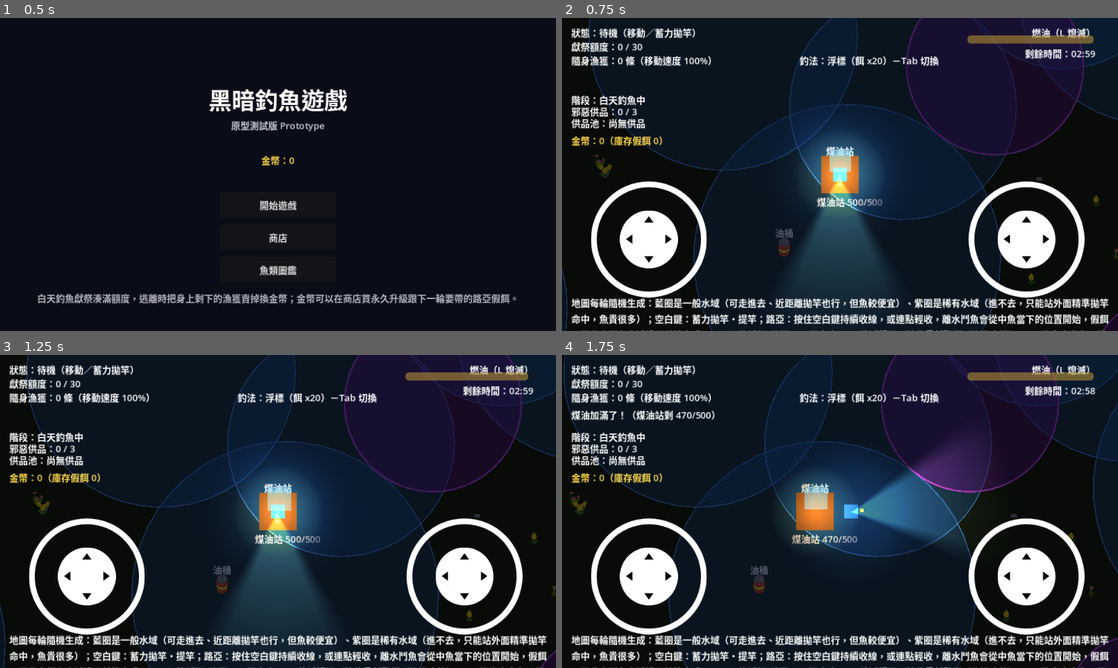
Above: before the commit, frames 1-4 (two rows, left to right).
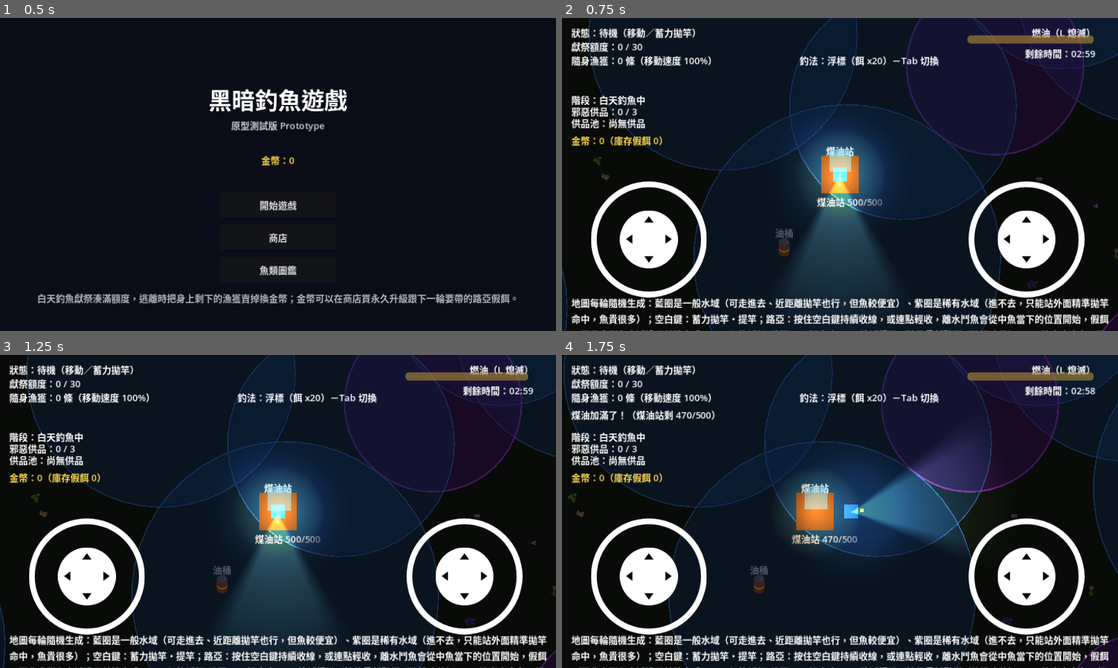
Above: after the commit, the same moments.

Repository: brian18964-bot/fishock
Game: Godot game, scene res://scenes/title_screen.tscn
The game is run twice, just before and just after one commit, with the same random seed, the same clock (stepped at 60 frames per second) and the same inputs.
Inputs (mouse positions are in pixels of both pictures, inside the frame that each line leads up to):
- Up to frame 1 (0.5 s): no input
- Up to frame 2 (0.75 s): click "開始遊戲" at 0.5 s
- Up to frame 3 (1.25 s): no input
- Up to frame 4 (1.75 s): tap Enter at 1.25 s; move the mouse to (962, 495) at 1.27 s; hold Right (ui_right) from 1.28 s (still down); hold F from 1.28 s (still down); click (962, 495) at 1.42 s; tap Space at 1.52 s

Frame 1 is identical in both runs. In frame 2, 0.2% of the frame differs, in the area x 5-97%, y 36-100%; in frame 3, 0.2%; in frame 4, 0.3%, in the area x 1-93%, y 34-100%.

Commit message:
Place rocks, pines, big plant and ground plants in the map
Obstacles: the five placeholder boxes are now Rock_Medium (Quaternius
Stylized Nature MegaKit, CC0) at x1.45, matching the old 60px size.
Collision and light occluder follow the rock's measured ground
footprint (an octagon) instead of a square, so shadows start at the
rock's base.

Main scene now uses y_sort_enabled: the rock is the first tall solid
sprite, and without it the player walking behind a rock was drawn on
top of it. The fishing line moves to z_index 5 (with the bobber) since
its origin sits at (0, 0) and y-sort would otherwise draw it under
everything.

Trees: the five pines join the five dead trees as variants (per-variant
anchor offsets now), and the map gets three more trees (six total).
Bushes gain Plant_Big as a fourth variant (x1.2); ground cover gains a
"plant" kind (Plant, a second Plant_Big, a flat Plant).

Verified under real game lighting: facets light from the lantern's
side with shadows cast away from it, and the player is hidden behind
a rock but drawn over it when in front.

Co-Authored-By: Claude Opus 5.5 <noreply@anthropic.com>
Claude-Session: https://claude.ai/code/session_01E8ouZNnFGnS8DUZSFp8fpg

Diff:
--- a/scenes/main.tscn
+++ b/scenes/main.tscn
@@ -21,6 +21,7 @@
 size = Vector2(64, 64)
 
 [node name="Main" type="Node2D"]
+y_sort_enabled = true
 script = ExtResource("1")
 
 [node name="MapGenerator" type="Node2D" parent="."]
@@ -132,6 +133,15 @@
 [node name="Tree3" parent="." instance=ExtResource("11")]
 position = Vector2(2100, 1050)
 
+[node name="Tree4" parent="." instance=ExtResource("11")]
+position = Vector2(400, 1100)
+
+[node name="Tree5" parent="." instance=ExtResource("11")]
+position = Vector2(1300, 250)
+
+[node name="Tree6" parent="." instance=ExtResource("11")]
+position = Vector2(2200, 300)
+
 [node name="Bush1" parent="." instance=ExtResource("12")]
 position = Vector2(750, 550)
 
@@ -154,6 +164,7 @@
 mouse_filter = 2
 
 [node name="Line" type="Line2D" parent="."]
+z_index = 5
 width = 1.5
 default_color = Color(1, 1, 1, 0.6)
 
--- a/scenes/obstacle.tscn
+++ b/scenes/obstacle.tscn
@@ -1,22 +1,24 @@
-[gd_scene load_steps=3 format=3]
+[gd_scene load_steps=6 format=3]
 
-[sub_resource type="RectangleShape2D" id="RectangleShape2D_obstacle"]
-size = Vector2(60, 60)
+[ext_resource type="Texture2D" path="res://assets/sprites/rock/rock_medium_55deg_albedo.png" id="1"]
+[ext_resource type="Texture2D" path="res://assets/sprites/rock/rock_medium_55deg_normal.png" id="2"]
 
-[sub_resource type="OccluderPolygon2D" id="OccluderPolygon2D_obstacle"]
-polygon = PackedVector2Array(-30, -30, 30, -30, 30, 30, -30, 30)
+[sub_resource type="CanvasTexture" id="RockTexture"]
+diffuse_texture = ExtResource("1")
+normal_texture = ExtResource("2")
+
+[sub_resource type="OccluderPolygon2D" id="RockFootprint"]
+polygon = PackedVector2Array(26, 1, 17.2, 15.1, -4, 21, -25.2, 15.1, -34, 1, -25.2, -13.1, -4, -19, 17.2, -13.1)
 
 [node name="Obstacle" type="StaticBody2D"]
 
-[node name="Visual" type="ColorRect" parent="."]
-offset_left = -30.0
-offset_top = -30.0
-offset_right = 30.0
-offset_bottom = 30.0
-color = Color(0.24, 0.21, 0.19, 1)
+[node name="Visual" type="Sprite2D" parent="."]
+texture = SubResource("RockTexture")
+offset = Vector2(0, -18.16)
+scale = Vector2(0.5, 0.5)
 
-[node name="CollisionShape2D" type="CollisionShape2D" parent="."]
-shape = SubResource("RectangleShape2D_obstacle")
+[node name="CollisionPolygon2D" type="CollisionPolygon2D" parent="."]
+polygon = PackedVector2Array(26, 1, 17.2, 15.1, -4, 21, -25.2, 15.1, -34, 1, -25.2, -13.1, -4, -19, 17.2, -13.1)
 
 [node name="LightOccluder2D" type="LightOccluder2D" parent="."]
-occluder = SubResource("OccluderPolygon2D_obstacle")
+occluder = SubResource("RockFootprint")
--- a/scripts/bush.gd
+++ b/scripts/bush.gd
@@ -2,13 +2,15 @@
 
 ## Bush variants pre-rendered from Quaternius' Stylized Nature MegaKit (CC0)
 ## through tools/render_sprite.py, at the same pixel density as the dead
-## trees. Scaled up from true model size (bushes x1.9, the fern x0.41 since
-## it's authored far larger than the rest of the pack) so each one is about
-## the old 50px placeholder and still big enough to hide the player in.
+## trees. Scaled from true model size (bushes x1.9, the big plant x1.2, the
+## fern x0.41 since it's authored far larger than the rest of the pack) so
+## each is about the old 50px placeholder and still big enough to hide in.
 
-## Where the ground point lands in the 112x112 renders, from the texture
-## center (render camera center_y 0.555 units, 27.108 px/unit).
-const SPRITE_OFFSET := Vector2(0, -15.04)
+## offset: where the ground point lands relative to the texture center,
+## -center_y * 27.108 px/unit. Bushes/fern: 112x112 renders, center_y 0.555.
+## Big plant: 120x120, center_y 1.873.
+const BUSH_OFFSET := Vector2(0, -15.04)
+const BIG_PLANT_OFFSET := Vector2(0, -50.77)
 const SPRITE_SCALE := 0.5
 
 ## hide_rect: node-local area counting as "inside the bush", from each
@@ -16,13 +18,16 @@
 const VARIANTS := [
 	{"albedo": preload("res://assets/sprites/bush/bush_55deg_albedo.png"),
 	 "normal": preload("res://assets/sprites/bush/bush_55deg_normal.png"),
-	 "hide_rect": Rect2(-24, -33, 50, 48)},
+	 "offset": BUSH_OFFSET, "hide_rect": Rect2(-24, -33, 50, 48)},
 	{"albedo": preload("res://assets/sprites/bush/bush_flowers_55deg_albedo.png"),
 	 "normal": preload("res://assets/sprites/bush/bush_flowers_55deg_normal.png"),
-	 "hide_rect": Rect2(-24, -33, 50, 48)},
+	 "offset": BUSH_OFFSET, "hide_rect": Rect2(-24, -33, 50, 48)},
 	{"albedo": preload("res://assets/sprites/bush/fern_55deg_albedo.png"),
 	 "normal": preload("res://assets/sprites/bush/fern_55deg_normal.png"),
-	 "hide_rect": Rect2(-25, -21, 51, 39)},
+	 "offset": BUSH_OFFSET, "hide_rect": Rect2(-25, -21, 51, 39)},
+	{"albedo": preload("res://assets/sprites/bush/plant_big_2_55deg_albedo.png"),
+	 "normal": preload("res://assets/sprites/bush/plant_big_2_55deg_normal.png"),
+	 "offset": BIG_PLANT_OFFSET, "hide_rect": Rect2(-23, -52, 48, 50)},
 ]
 
 
@@ -35,7 +40,7 @@
 	tex.normal_texture = variant.normal
 	var sprite: Sprite2D = visual
 	sprite.texture = tex
-	sprite.offset = SPRITE_OFFSET
+	sprite.offset = variant.offset
 	sprite.scale = Vector2(SPRITE_SCALE, SPRITE_SCALE)
 
 	# Per instance: a .tscn shape resource would be shared by every bush.
--- a/scripts/ground_cover.gd
+++ b/scripts/ground_cover.gd
@@ -23,6 +23,7 @@
 	"flower_petal": ["flower_petal_1", "flower_petal_2", "flower_petal_3", "flower_petal_4", "flower_petal_5"],
 	"grass": ["grass_wispy", "grass_wispy_2", "grass"],
 	"mushroom": ["mushroom", "mushroom_laetiporus"],
+	"plant": ["plant_1", "plant_2", "plant_big_1"],
 	"pebble": ["pebble_round", "pebble_round_2", "pebble_round_3", "pebble_round_4", "pebble_round_5",
 		"pebble_square", "pebble_square_2", "pebble_square_3", "pebble_square_4", "pebble_square_5", "pebble_square_6"],
 }
@@ -44,6 +45,9 @@
 	"grass": [preload("res://assets/sprites/ground_cover/grass_55deg_albedo.png"), preload("res://assets/sprites/ground_cover/grass_55deg_normal.png")],
 	"mushroom": [preload("res://assets/sprites/ground_cover/mushroom_55deg_albedo.png"), preload("res://assets/sprites/ground_cover/mushroom_55deg_normal.png")],
 	"mushroom_laetiporus": [preload("res://assets/sprites/ground_cover/mushroom_laetiporus_55deg_albedo.png"), preload("res://assets/sprites/ground_cover/mushroom_laetiporus_55deg_normal.png")],
+	"plant_1": [preload("res://assets/sprites/ground_cover/plant_1_55deg_albedo.png"), preload("res://assets/sprites/ground_cover/plant_1_55deg_normal.png")],
+	"plant_2": [preload("res://assets/sprites/ground_cover/plant_2_55deg_albedo.png"), preload("res://assets/sprites/ground_cover/plant_2_55deg_normal.png")],
+	"plant_big_1": [preload("res://assets/sprites/ground_cover/plant_big_1_55deg_albedo.png"), preload("res://assets/sprites/ground_cover/plant_big_1_55deg_normal.png")],
 	"pebble_round": [preload("res://assets/sprites/ground_cover/pebble_round_55deg_albedo.png"), preload("res://assets/sprites/ground_cover/pebble_round_55deg_normal.png")],
 	"pebble_square": [preload("res://assets/sprites/ground_cover/pebble_square_55deg_albedo.png"), preload("res://assets/sprites/ground_cover/pebble_square_55deg_normal.png")],
 	"pebble_square_2": [preload("res://assets/sprites/ground_cover/pebble_square_2_55deg_albedo.png"), preload("res://assets/sprites/ground_cover/pebble_square_2_55deg_normal.png")],
--- a/scripts/map_generator.gd
+++ b/scripts/map_generator.gd
@@ -39,7 +39,8 @@
 ## never a functional bug, just an odd-looking one).
 const PROP_NAMES := [
 	"Obstacle1", "Obstacle2", "Obstacle3", "Obstacle4", "Obstacle5",
-	"Tree1", "Tree2", "Tree3", "Bush1", "Bush2", "Bush3",
+	"Tree1", "Tree2", "Tree3", "Tree4", "Tree5", "Tree6",
+	"Bush1", "Bush2", "Bush3",
 ]
 const PROP_MARGIN := 80.0
 const PROP_MIN_SEPARATION := 90.0
--- a/scripts/tree.gd
+++ b/scripts/tree.gd
@@ -1,14 +1,15 @@
 extends Node2D
 
-## Dead-tree variants pre-rendered from Quaternius' Stylized Nature MegaKit
-## (CC0) through the same 55deg orthographic pipeline as the oil barrel (see
-## tools/render_sprite.py). All five share one render camera, so the trunk
-## base sits on the same texture pixel in every sprite and relative sizes are
-## true to the models. One variant is picked per tree each run.
+## Dead-tree and pine variants pre-rendered from Quaternius' Stylized Nature
+## MegaKit (CC0) through the same 55deg orthographic pipeline as the oil
+## barrel (see tools/render_sprite.py), all at true scale and the same pixel
+## density. One variant is picked per tree each run.
 
-## Where the trunk base lands in the 270x360 renders, measured from the
-## texture center (render camera center_y 5.265 units, 27.108 px/unit).
-const SPRITE_OFFSET := Vector2(0, -142.73)
+## offset: where the trunk base lands relative to the texture center,
+## -center_y * 27.108 px/unit. Dead trees: 270x360 renders, center_y 5.265.
+## Pines: 200x216 renders, center_y 2.70.
+const DEAD_TREE_OFFSET := Vector2(0, -142.73)
+const PINE_OFFSET := Vector2(0, -73.19)
 const SPRITE_SCALE := 0.5
 
 ## fade_rect: the branch area (node-local px) where the player counts as
@@ -17,19 +18,34 @@
 const VARIANTS := [
 	{"albedo": preload("res://assets/sprites/dead_tree/dead_tree_1_55deg_albedo.png"),
 	 "normal": preload("res://assets/sprites/dead_tree/dead_tree_1_55deg_normal.png"),
-	 "fade_rect": Rect2(-52, -118, 86, 108)},
+	 "offset": DEAD_TREE_OFFSET, "fade_rect": Rect2(-52, -118, 86, 108)},
 	{"albedo": preload("res://assets/sprites/dead_tree/dead_tree_2_55deg_albedo.png"),
 	 "normal": preload("res://assets/sprites/dead_tree/dead_tree_2_55deg_normal.png"),
-	 "fade_rect": Rect2(-54, -156, 113, 146)},
+	 "offset": DEAD_TREE_OFFSET, "fade_rect": Rect2(-54, -156, 113, 146)},
 	{"albedo": preload("res://assets/sprites/dead_tree/dead_tree_3_55deg_albedo.png"),
 	 "normal": preload("res://assets/sprites/dead_tree/dead_tree_3_55deg_normal.png"),
-	 "fade_rect": Rect2(-32, -94, 91, 84)},
+	 "offset": DEAD_TREE_OFFSET, "fade_rect": Rect2(-32, -94, 91, 84)},
 	{"albedo": preload("res://assets/sprites/dead_tree/dead_tree_4_55deg_albedo.png"),
 	 "normal": preload("res://assets/sprites/dead_tree/dead_tree_4_55deg_normal.png"),
-	 "fade_rect": Rect2(-35, -98, 83, 88)},
+	 "offset": DEAD_TREE_OFFSET, "fade_rect": Rect2(-35, -98, 83, 88)},
 	{"albedo": preload("res://assets/sprites/dead_tree/dead_tree_5_55deg_albedo.png"),
 	 "normal": preload("res://assets/sprites/dead_tree/dead_tree_5_55deg_normal.png"),
-	 "fade_rect": Rect2(-46, -112, 108, 102)},
+	 "offset": DEAD_TREE_OFFSET, "fade_rect": Rect2(-46, -112, 108, 102)},
+	{"albedo": preload("res://assets/sprites/pine/pine_1_55deg_albedo.png"),
+	 "normal": preload("res://assets/sprites/pine/pine_1_55deg_normal.png"),
+	 "offset": PINE_OFFSET, "fade_rect": Rect2(-41, -87, 88, 77)},
+	{"albedo": preload("res://assets/sprites/pine/pine_2_55deg_albedo.png"),
+	 "normal": preload("res://assets/sprites/pine/pine_2_55deg_normal.png"),
+	 "offset": PINE_OFFSET, "fade_rect": Rect2(-39, -64, 78, 54)},
+	{"albedo": preload("res://assets/sprites/pine/pine_3_55deg_albedo.png"),
+	 "normal": preload("res://assets/sprites/pine/pine_3_55deg_normal.png"),
+	 "offset": PINE_OFFSET, "fade_rect": Rect2(-39, -87, 79, 77)},
+	{"albedo": preload("res://assets/sprites/pine/pine_4_55deg_albedo.png"),
+	 "normal": preload("res://assets/sprites/pine/pine_4_55deg_normal.png"),
+	 "offset": PINE_OFFSET, "fade_rect": Rect2(-29, -64, 49, 54)},
+	{"albedo": preload("res://assets/sprites/pine/pine_5_55deg_albedo.png"),
+	 "normal": preload("res://assets/sprites/pine/pine_5_55deg_normal.png"),
+	 "offset": PINE_OFFSET, "fade_rect": Rect2(-33, -64, 67, 54)},
 ]
 
 @onready var sprite: Sprite2D = $Canopy/Visual
@@ -43,7 +59,7 @@
 	tex.diffuse_texture = variant.albedo
 	tex.normal_texture = variant.normal
 	sprite.texture = tex
-	sprite.offset = SPRITE_OFFSET
+	sprite.offset = variant.offset
 	sprite.scale = Vector2(SPRITE_SCALE, SPRITE_SCALE)
 
 	# Built per instance: a shape resource from the .tscn would be shared by
Binary file added: art_src/bush/plant_big_2.glb
Binary file added: art_src/ground_cover/plant_1.glb
Binary file added: art_src/ground_cover/plant_2.glb
Binary file added: art_src/ground_cover/plant_big_1.glb
Binary file added: art_src/rock/rock_medium.glb
Binary file added: assets/sprites/bush/plant_big_2_55deg_albedo.png
Not shown, added: assets/sprites/bush/plant_big_2_55deg_albedo.png.import
Binary file added: assets/sprites/bush/plant_big_2_55deg_normal.png
Not shown, added: assets/sprites/bush/plant_big_2_55deg_normal.png.import
Binary file added: assets/sprites/ground_cover/plant_1_55deg_albedo.png
Not shown, added: assets/sprites/ground_cover/plant_1_55deg_albedo.png.import
Binary file added: assets/sprites/ground_cover/plant_1_55deg_normal.png
(and 14 more such lines)
